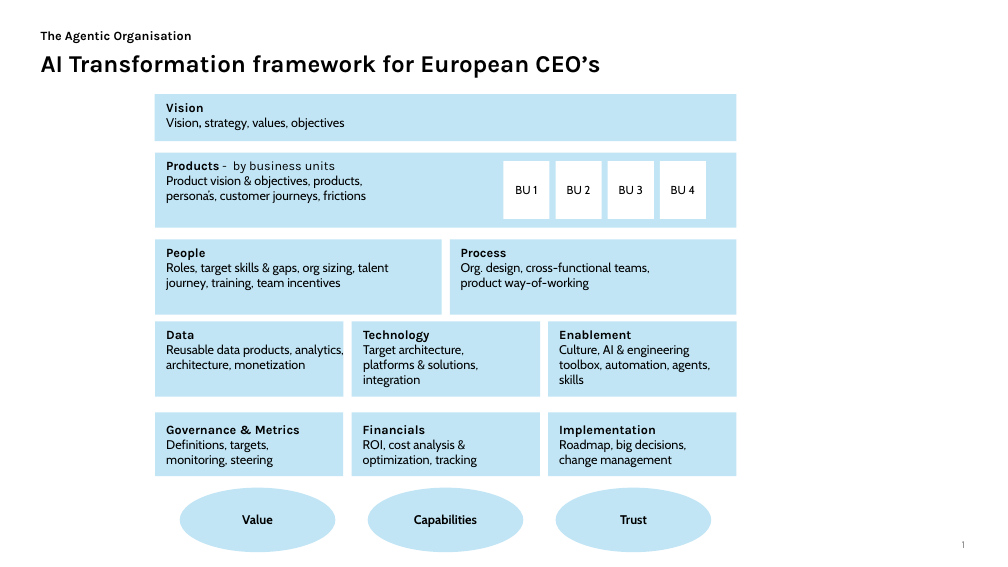
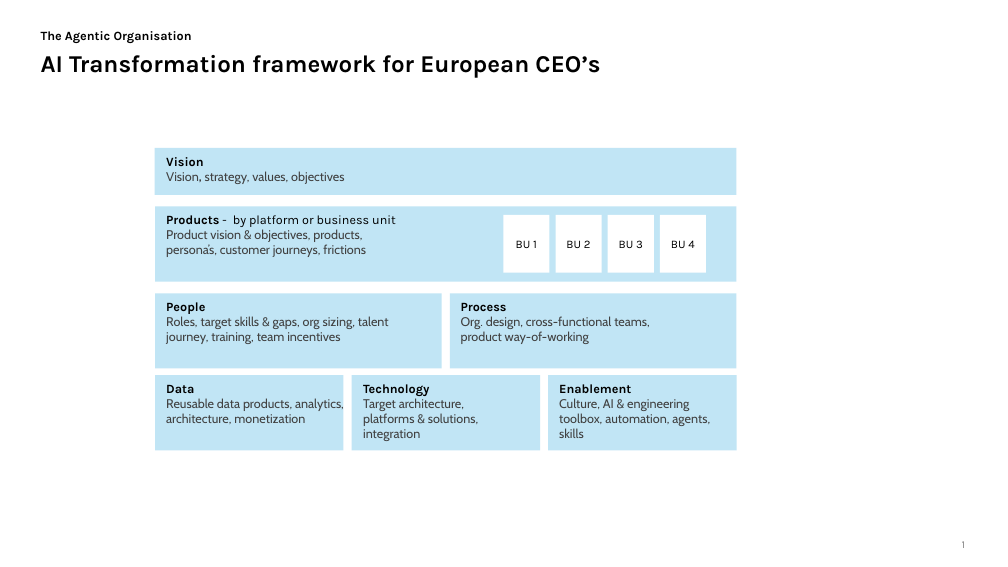
Before and after one commit to shartgers/book, a slide deck: slide 1 of input/AI Transformation framework for European CEO’s.pptx. Drawn at 1008x567 pixels with LibreOffice and Linux fonts; fonts in the diff are those of the drawing. Boxes give left, top, right and bottom in pixels: in the first picture for what was removed or moved away, otherwise in the second. Text is boxed around its words. In the diff, an @@ line names an element or a change of style, - is before the commit and + after.

```diff
--- a/input/AI Transformation framework for European CEO’s.pptx
+++ b/input/AI Transformation framework for European CEO’s.pptx
@@ 11 rectangles, 5 texts: place and size @@
-11 rectangles, 5 texts at bbox=[154, 94, 737, 396]
+11 rectangles, 5 texts at bbox=[154, 148, 737, 450]
@@ text at bbox=[166, 171, 344, 184]: text colour #000000 to #404040 in "Vision, strategy, values, objectives" @@
@@ text at bbox=[166, 215, 396, 227]: text changed @@
-Products - by business units
+Products - by platform or business unit
@@ text at bbox=[166, 229, 366, 257]: text colour #000000 to #404040 in "Product vision & objectives, products, persona’s, customer ..." @@
@@ font Cabin to Karla in 4 elements at bbox=[504, 215, 550, 272], bbox=[556, 215, 602, 272], bbox=[608, 215, 654, 272], bbox=[660, 215, 706, 272] @@
@@ text at bbox=[166, 316, 389, 344]: text colour #000000 to #404040 @@
@@ text at bbox=[461, 316, 650, 344]: text colour #000000 to #404040 in "Org. design, cross-functional teams, product way-of-working" @@
@@ text "Data": place and size @@
-text "Data" at bbox=[166, 330, 344, 370]
+text "Data" at bbox=[166, 384, 344, 424]
@@ text "Technology": place and size @@
-text "Technology" at bbox=[363, 330, 478, 387]
+text "Technology" at bbox=[363, 384, 478, 441]
@@ text at bbox=[166, 398, 344, 424]: text colour #000000 to #404040 @@
@@ text at bbox=[363, 398, 478, 441]: text colour #000000 to #404040 in "Target architecture, platforms & solutions, integration" @@
@@ text at bbox=[559, 398, 710, 438]: text colour #000000 to #404040 in "Culture, AI & engineering toolbox, automation, agents, ..." @@
@@ group removed at bbox=[155, 412, 737, 476]: 3 rectangles, 3 texts @@
-Implementation
-Roadmap, big decisions, change management
-Governance & Metrics
-Definitions, targets, monitoring, steering
-Financials
-ROI, cost analysis & optimization, tracking
@@ group removed at bbox=[180, 488, 712, 552]: 3 ellipses, 3 texts @@
-Value
-Capabilities
-Trust
```
Also in this commit, not shown: 2 slides added, 39 other files.
